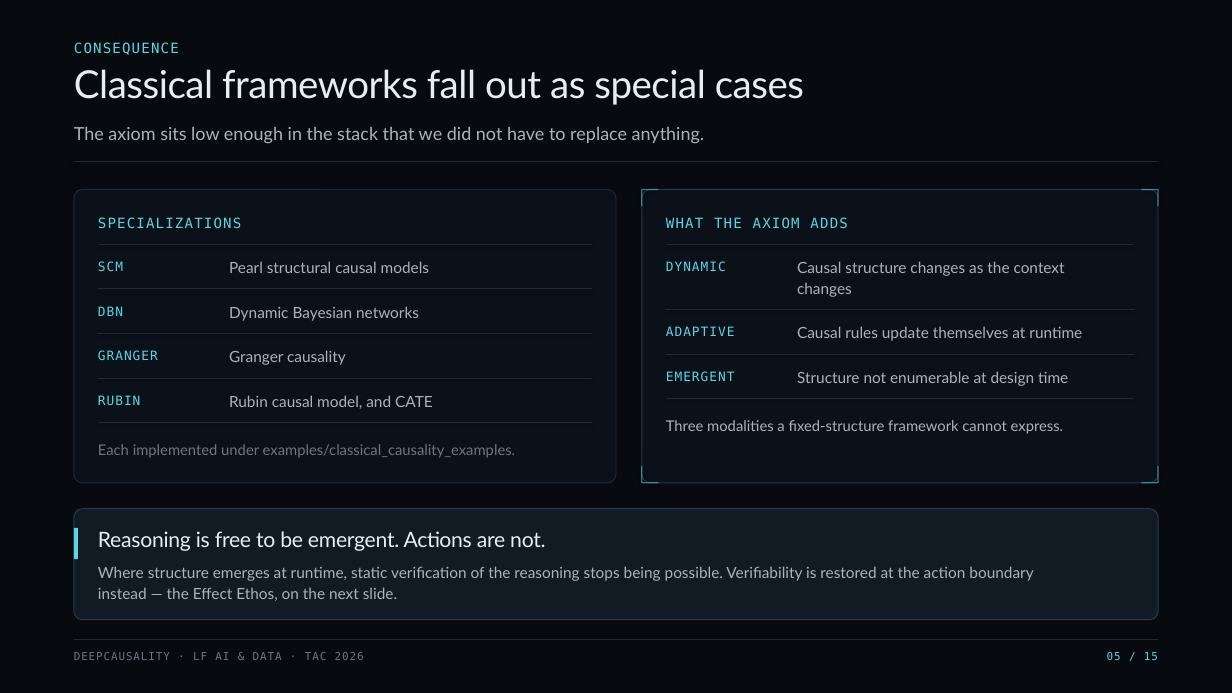
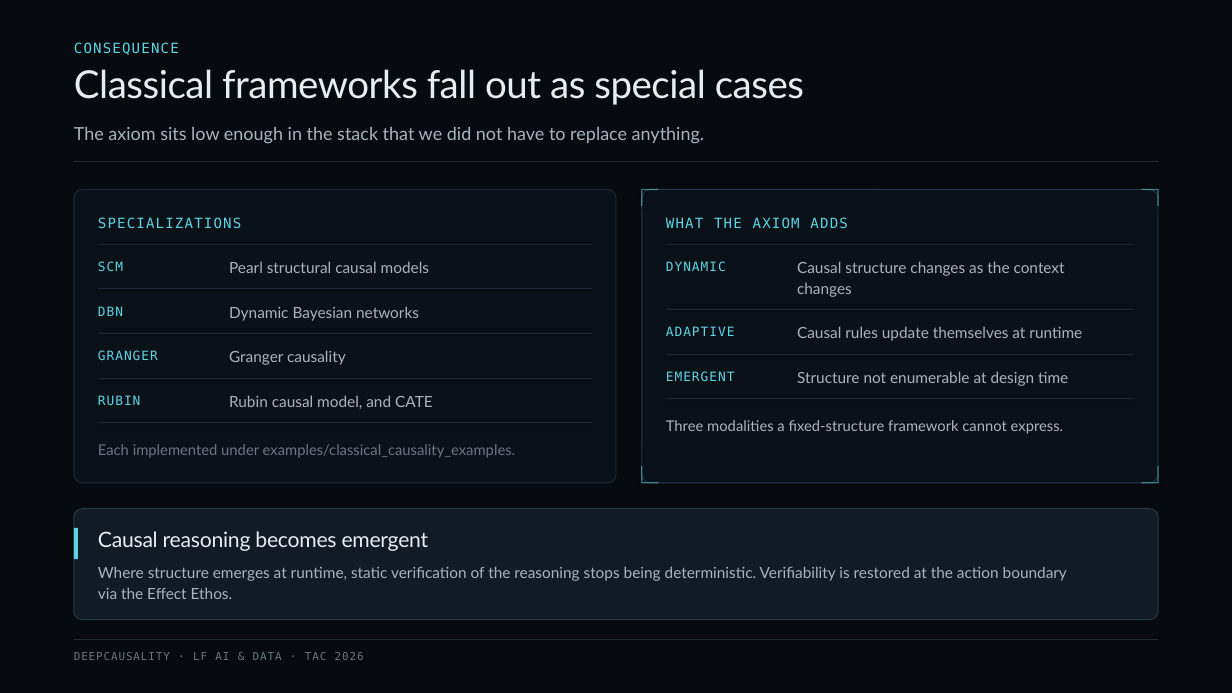
Before and after one commit to deepcausality-rs/deep_causality, a slide deck: slide 6 of docs/LF/slides/LF_2026/DeepCausality_TAC_2026.pptx (slide 5 before the commit). Drawn at 1232x693 pixels with LibreOffice and Linux fonts; fonts in the diff are those of the drawing. Boxes give left, top, right and bottom in pixels: in the first picture for what was removed or moved away, otherwise in the second. Text is boxed around its words. In the diff, an @@ line names an element or a change of style, - is before the commit and + after.

```diff
--- a/docs/LF/slides/LF_2026/DeepCausality_TAC_2026.pptx
+++ b/docs/LF/slides/LF_2026/DeepCausality_TAC_2026.pptx
@@ text at (98, 531, 429, 551): text changed @@
-Reasoning is free to be emergent. Actions are not.
+Causal reasoning becomes emergent
@@ text at (98, 566, 1067, 599): text changed @@
-Where structure emerges at runtime, static verification of the reasoning stops being possible. Verifiability is restored at the action boundary
-instead — the Effect Ethos, on the next slide.
+Where structure emerges at runtime, static verification of the reasoning stops being deterministic. Verifiability is restored at the action boundary
+via the Effect Ethos.
@@ text removed at (1107, 652, 1158, 660) @@
-05 / 15
```
Also in this commit, not shown: 9 other slides changed, 5 slides added, 5 slides removed, 1 other file.
